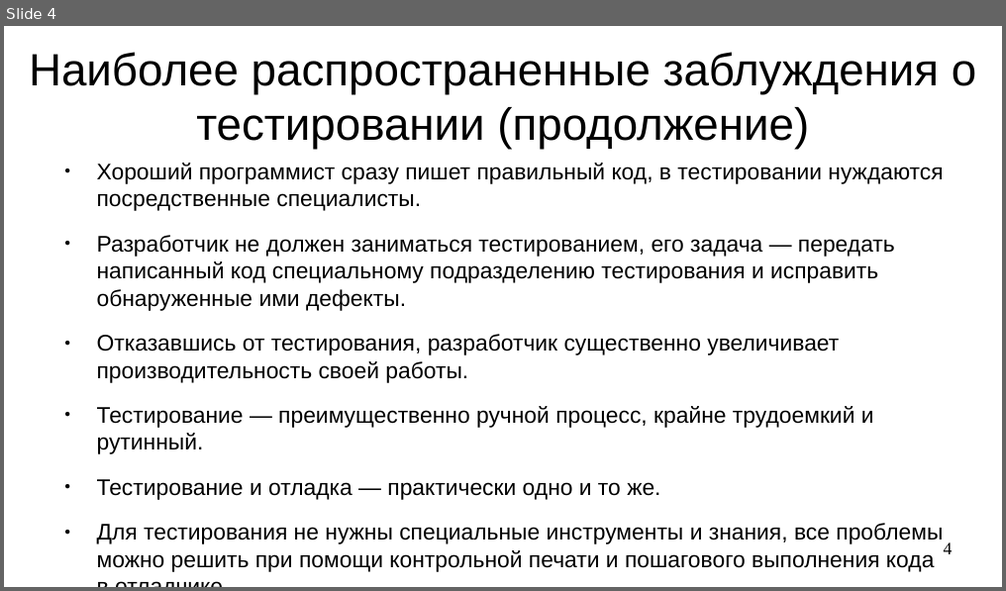
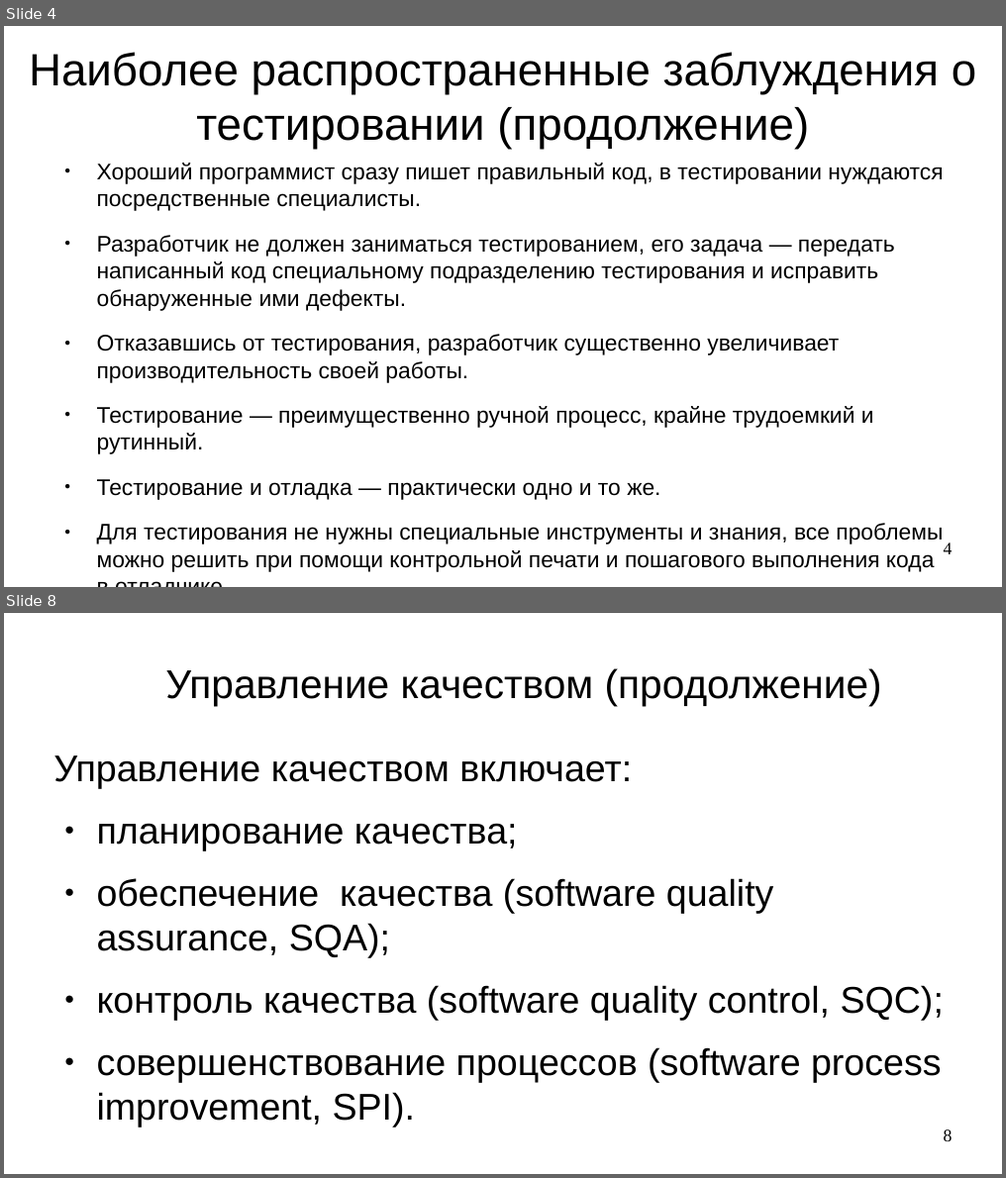
Before and after one commit to steelcraft/stud-lab, a slide deck: Лекции/CAUTTDD01#L1.odp. Shown one above the other, each under a label of ours: slide 4 before the commit, slides 4 and 8 after it; the slides between them are not shown. The pictures are 1006x591 and 1006x1178 pixels, drawn with LibreOffice and Linux fonts; fonts in the diff are those of the drawing. Boxes give left, top, right and bottom in pixels: in the first picture for what was removed or moved away, otherwise in the second. Text is boxed around its words. In the diff, an @@ line names an element or a change of style, - is before the commit and + after.

```diff
--- a/Лекции/CAUTTDD01#L1.odp
+++ b/Лекции/CAUTTDD01#L1.odp
@@ slide 8 added at [4, 613, 1002, 1174], background #FFFFFF @@
@@ title added at [165, 668, 882, 705], 32 pt, text #000000 @@
+Управление качеством (продолжение)
@@ text added at [54, 756, 944, 1128], 29.6 pt, text #000000 @@
+Управление качеством включает:
+● планирование качества;
+● обеспечение качества (software quality assurance, SQA);
+● контроль качества (software quality control, SQC);
+● совершенствование процессов (software process improvement, SPI).
@@ page number added at [944, 1130, 952, 1142], 14 pt, text #000000 @@
+8
```
Also in this commit, not shown: 2 slides changed, 6 other slides added, 2 slides removed.
